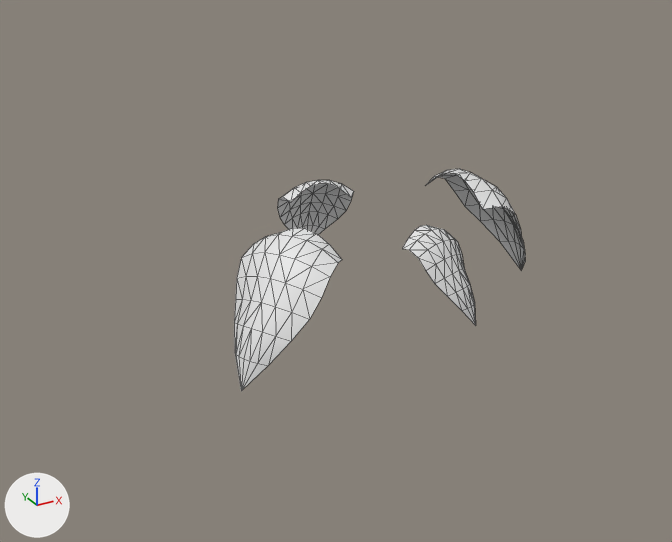
The OBJ model game/assets/models/plants/SM_Plant_PhilodendronJuvenile_Leaf.obj: old version first, new version second.
One viewpoint serves both versions: a 50 mm camera at (-1.67, -2.92, 1.76) aimed at (-0.03, 0.06, 0.27). The lights are fixed; the arrows at lower left show +X, +Y and +Z. The picture after the commit comes second. Mesh edges are drawn as thin lines. Where no turn or scale is listed for an object, it has been applied to the vertices.

The first picture shows 'SM_Plant_PhilodendronJuvenile_Leaf'.
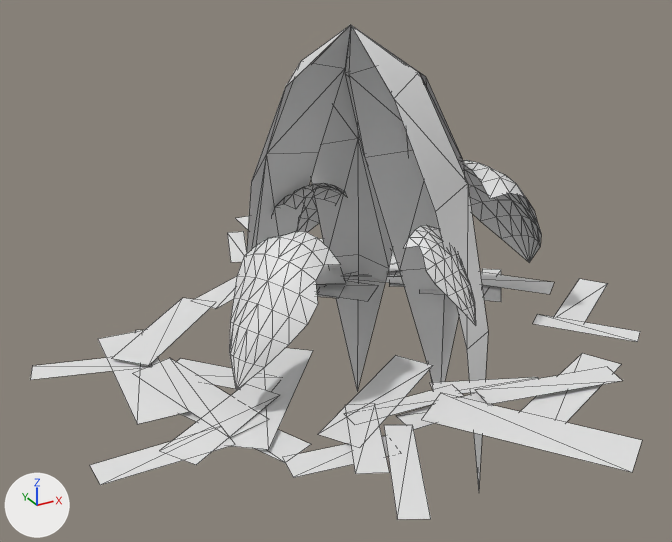
Diff of the bpy script that builds the scene:
```diff
--- a/game/assets/models/plants/SM_Plant_PhilodendronJuvenile_Leaf.obj.py
+++ b/game/assets/models/plants/SM_Plant_PhilodendronJuvenile_Leaf.obj.py
@@ me_sm_plant_philodendronjuvenile_leaf @@
 # used by ob_sm_plant_philodendronjuvenile_leaf; location = (0.0, 0.0, 0.0)
-me_sm_plant_philodendronjuvenile_leaf.from_pydata(...)  # 200 vertices, 312 faces; spans x -0.65..0.89, y -0.51..0.63, z 0.1..0.62
+me_sm_plant_philodendronjuvenile_leaf.from_pydata(...)  # 407 vertices, 450 faces; spans x -1.22..1.25, y -1.29..1.35, z -0.73..1.24
+# me_sm_plant_philodendronjuvenile_leaf part 1: the loose piece of 50 vertices spanning x 0.44..0.89, y -0.23..0.21, z 0.1..0.62 is turned 91.2 degrees about the z axis through its middle and scaled by 0.746, then moved by (-0.63, 0.48, -0.02)
+# me_sm_plant_philodendronjuvenile_leaf part 2: the loose piece of 50 vertices spanning x 0.06..0.32, y -0.49..-0.21, z 0.21..0.53 is copied, and the copy is turned 73.6 degrees about the z axis through its middle and scaled by 1.62, then moved by (0.48, 0.32, 0.03); it spans x 0.48..0.92, y -0.24..0.2, z 0.14..0.66
+# me_sm_plant_philodendronjuvenile_leaf part 3: the loose piece of 50 vertices spanning x -0.65..-0.25, y -0.51..-0.12, z 0.16..0.62 is rebuilt with 50 vertices and now spans x -0.66..-0.25, y -0.49..-0.11, z 0.14..0.6
+# me_sm_plant_philodendronjuvenile_leaf part 4: the loose piece of 50 vertices spanning x -0.08..0.24, y 0.29..0.63, z 0.16..0.55 is deleted
+# me_sm_plant_philodendronjuvenile_leaf part 5
+# 13 vertices are removed from x 0.06..0.32, y -0.38..-0.27, z 0.4..0.53
+# 35 faces are deleted
+# 220 vertices are added at x -1.22..1.25, y -1.29..1.35, z -0.73..1.24
+# 173 new faces join them
```

Changed parts and their boxes [x1, y1, x2, y2] in the pictures (672 x 542 px; the box of a moved part takes in the faces that stretch with it):
'SM_Plant_PhilodendronJuvenile_Leaf', reshaped (110% wider, 122% taller)
    before: [234, 169, 525, 391]
    after: [30, 25, 642, 520]
part 1 of me_sm_plant_philodendronjuvenile_leaf, moved or reshaped
    before: [428, 169, 525, 270]
    after: [272, 183, 348, 232]
part 2 of me_sm_plant_philodendronjuvenile_leaf, added
    after: [463, 160, 541, 263]
part 3 of me_sm_plant_philodendronjuvenile_leaf, rebuilt
    before: [234, 228, 342, 391]
    after: [229, 231, 340, 390]
part 4 of me_sm_plant_philodendronjuvenile_leaf, deleted
    before: [278, 180, 354, 235]
part 5 of me_sm_plant_philodendronjuvenile_leaf, built on
    before: [402, 226, 464, 270]
    after: [30, 25, 642, 520]
